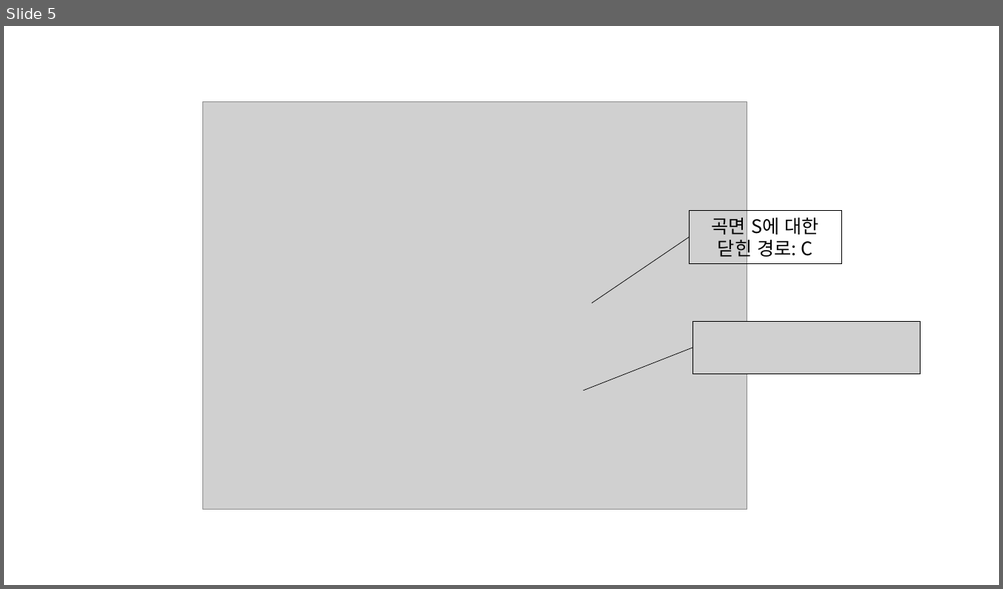
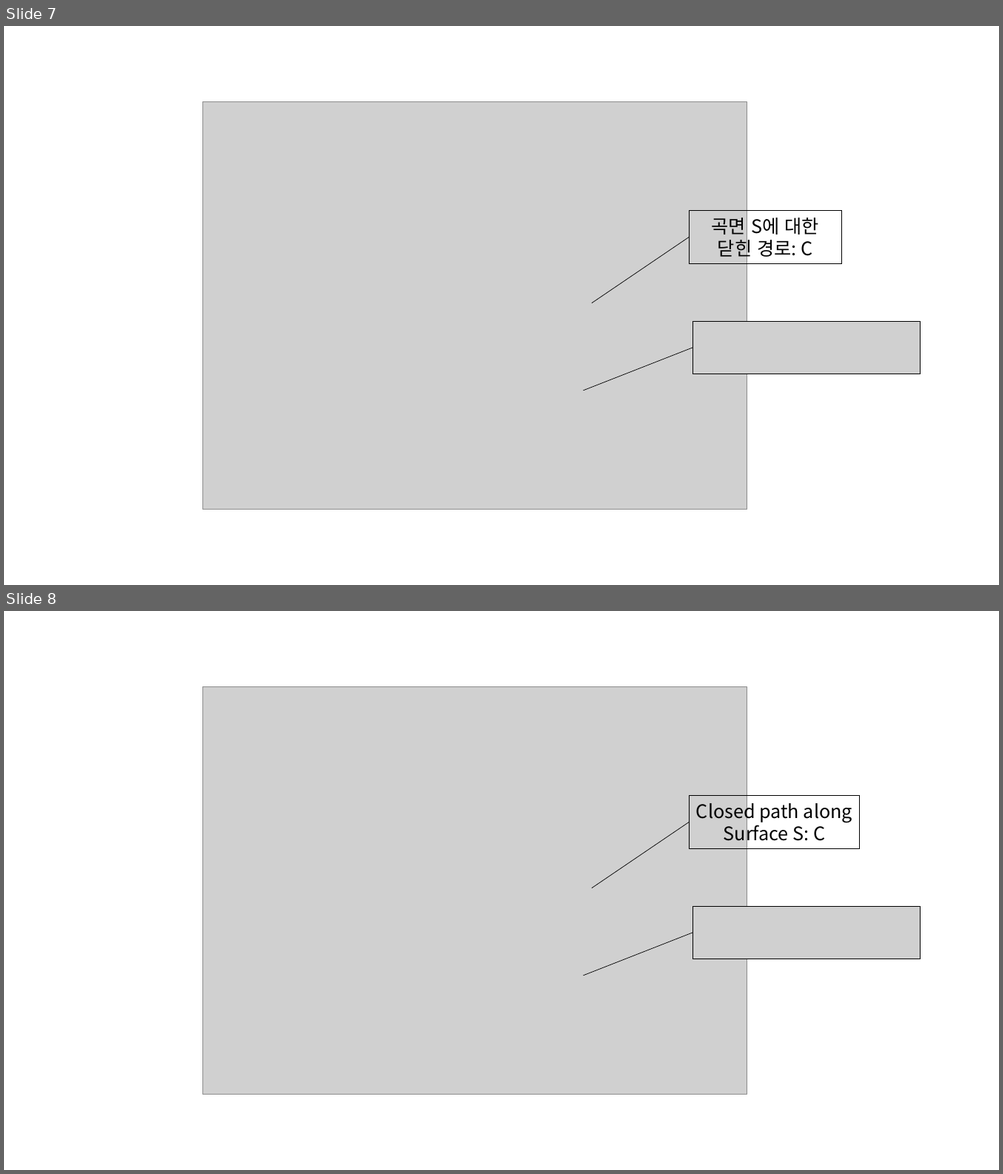
Before and after one commit to answeredbyablemind/answeredbyablemind.github.io, a slide deck: pics/2020-08-22-stokes_theorem/pics.pptx. Shown one above the other, each under a label of ours: slide 5 before the commit, slides 7 and 8 after it. The pictures are 1003x589 and 1003x1174 pixels, drawn with LibreOffice and Linux fonts; fonts in the diff are those of the drawing; grey boxes stand for pictures. Boxes give left, top, right and bottom in pixels: in the first picture for what was removed or moved away, otherwise in the second. Text is boxed around its words. In the diff, an @@ line names an element or a change of style, - is before the commit and + after.

```diff
--- a/pics/2020-08-22-stokes_theorem/pics.pptx
+++ b/pics/2020-08-22-stokes_theorem/pics.pptx
@@ slide 8 added at [4,611,999,1170], background #FFFFFF @@
@@ picture added at [202,687,746,1095] @@
@@ picture added at [438,803,545,860] @@
@@ rectangle added at [689,796,859,849], outline #000000 0.75 pt, 18 pt, text #000000 @@
+Closed path along Surface S: C
@@ line added from (592, 889) to (689, 822), #000000 0.5 pt @@
@@ picture added at [693,906,920,960] @@
@@ line added from (583, 976) to (693, 933), #000000 0.5 pt @@
@@ picture added at [438,960,545,1017] @@
@@ what was slide 5 is now slide 7 @@
```
Also in this commit, not shown: 2 other slides added, 9 other files.
